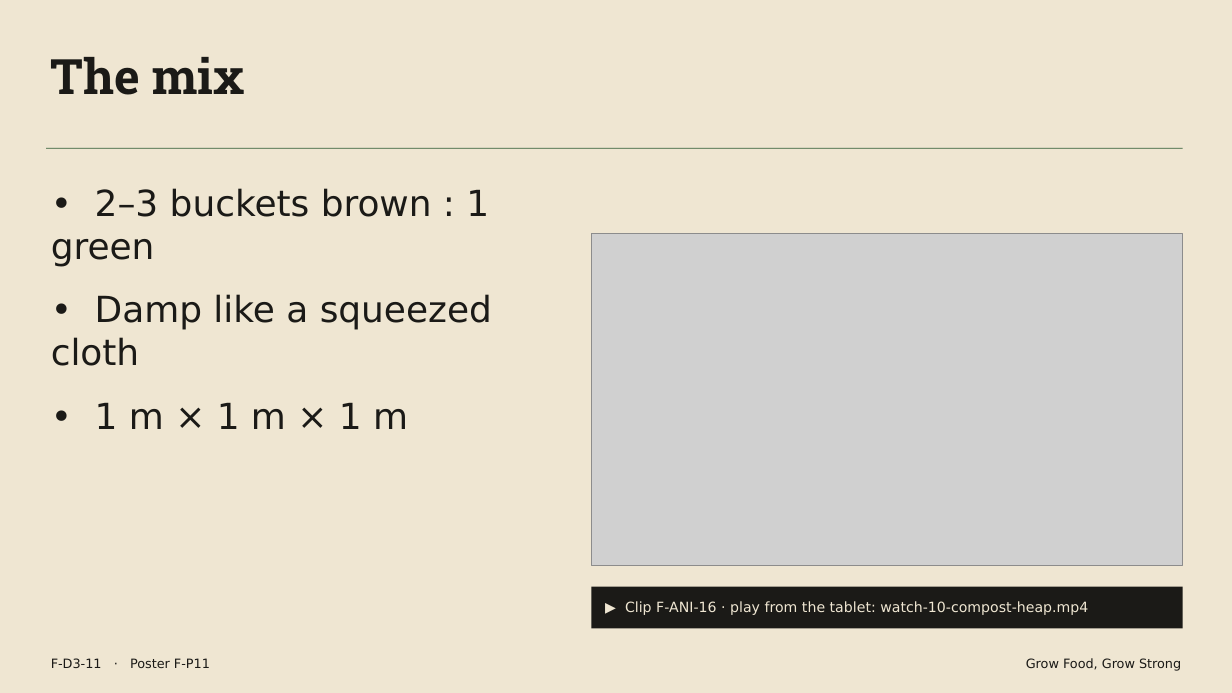
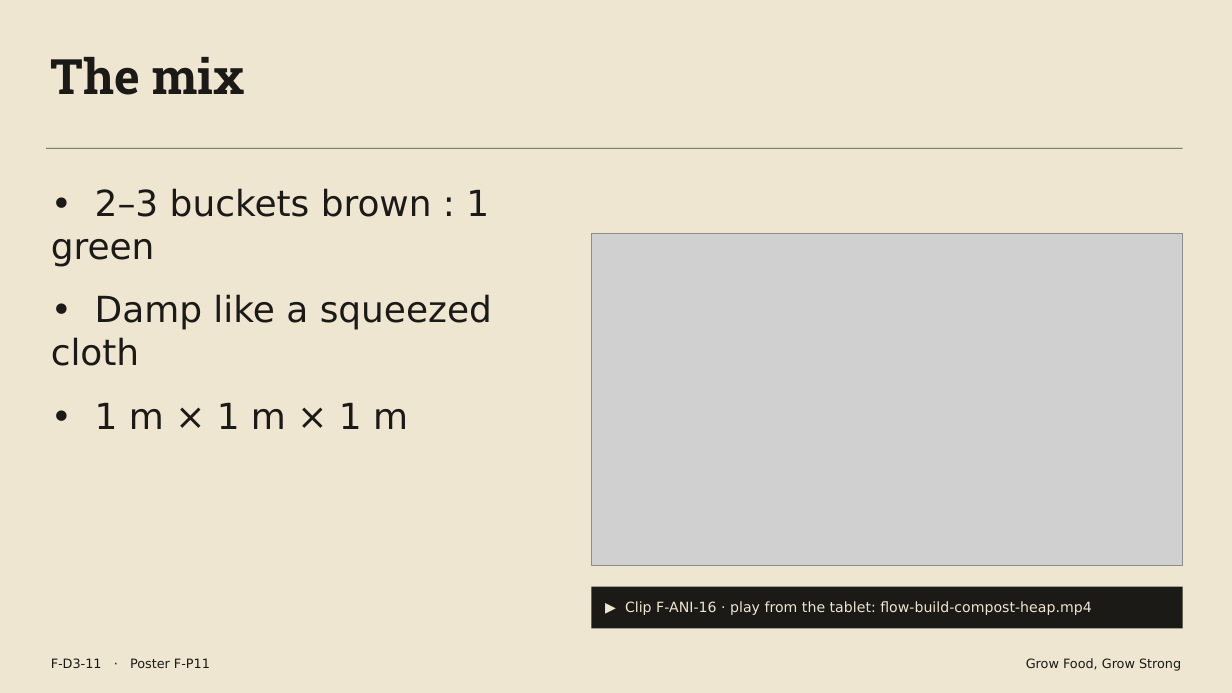
Before and after one commit to rorymclark-prog/ImbewuField, a slide deck: slide 11 of courses/build/farmer-5day/F-D3.pptx. Drawn at 1232x693 pixels with LibreOffice and Linux fonts; fonts in the diff are those of the drawing; grey boxes stand for pictures. Boxes give left, top, right and bottom in pixels: in the first picture for what was removed or moved away, otherwise in the second. Text is boxed around its words. In the diff, an @@ line names an element or a change of style, - is before the commit and + after.

```diff
--- a/courses/build/farmer-5day/F-D3.pptx
+++ b/courses/build/farmer-5day/F-D3.pptx
@@ text at (625, 601, 1091, 615): text changed @@
-▶ Clip F-ANI-16 · play from the tablet: watch-10-compost-heap.mp4
+▶ Clip F-ANI-16 · play from the tablet: flow-build-compost-heap.mp4
```
Also in this commit, not shown: 2 other slides changed, 59 other files.
